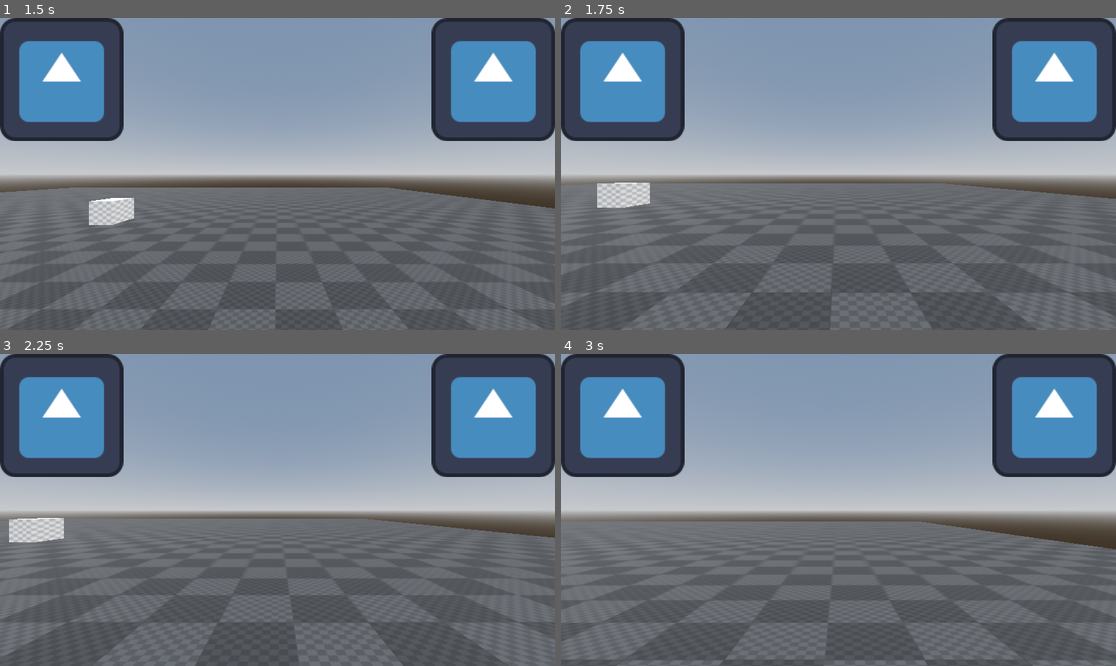
Above: before the commit, frames 1-4 (two rows, left to right).
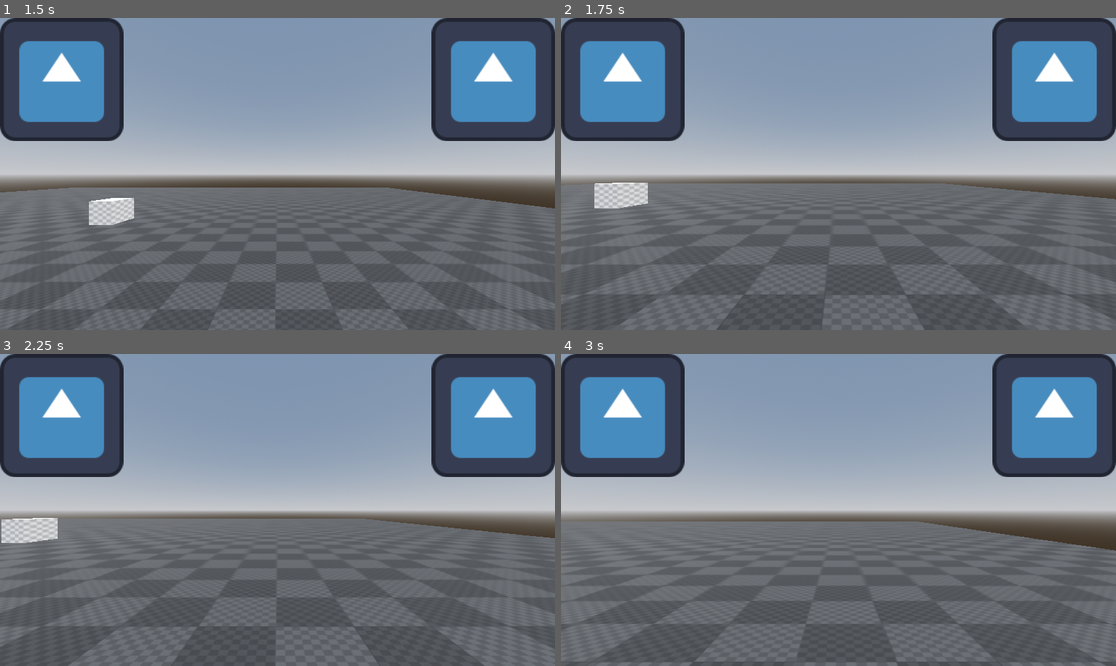
Above: after the commit, the same moments.

Repository: created-by-KHVL/Mobile-character-controller-Godot-4
Game: Godot game, scene res://Scenes/Environment.tscn
Same seed, same stepped clock (60 frames per second), same inputs: the game is played once before the commit and once after it. The engine's default icon, where the game draws it, is replaced by a stand-in: a white triangle on a blue panel in a dark square.
Inputs (mouse positions are in pixels of both pictures, inside the frame that each line leads up to):
- Up to frame 1 (1.5 s): tap Enter at 0.5 s; move the mouse to (399, 158) at 0.52 s; hold D (move_right) 0.53-1.25 s; hold Shift (run) 0.53-1.25 s; click (399, 158) at 0.67 s; tap Space (jump) at 0.77 s; drag from (166, 189) to (249, 236) at 1.27 s
- Up to frame 2 (1.75 s): no input
- Up to frame 3 (2.25 s): move the mouse to (333, 441) at 2.02 s; hold D (move_right) from 2.03 s (still down); hold Shift (run) from 2.03 s (still down)
- Up to frame 4 (3 s): release D (move_right) at 2.75 s; release Shift (run) at 2.75 s; drag from (810, 572) to (672, 463) at 2.77 s

Frame 1 is identical in both runs. In frame 2, 1.0% of the frame differs, in the area x 0-100%, y 52-100%; in frame 3, 3.1%; in frame 4, 2.8%.
Error after the commit: Invalid access to property or key 'left_finger_length' on a base object of type 'Node (Touch_input_.gd)'. (res://Scripts/Player_controller.gd:72)

Commit message:
Added smooth player movement for touch input
Updated player_movement function

Diff:
--- a/Scripts/Player_controller.gd
+++ b/Scripts/Player_controller.gd
@@ -17,6 +17,7 @@
 
 # Get the gravity from the project settings to be synced with RigidBody nodes.
 var gravity = ProjectSettings.get_setting("physics/3d/default_gravity")
+
 
 func _ready():
 	start_speed = speed
@@ -58,14 +59,22 @@
 		speed = start_speed
 		camera.fov = move_toward(camera.fov, start_camera_fov, fov_change_speed)
 
-	input_direction = Input.get_vector("move_left", "move_right", "move_forward", "move_back")
+	input_direction = Input.get_vector("move_left", "move_right", "move_forward", "move_back").normalized()
+
 	if touch_input != null:
 		if touch_input.is_left_finger:
 			input_direction = touch_input.left_finger_direction
+
 	var direction = (transform.basis * Vector3(input_direction.x, 0, input_direction.y)).normalized()
 	if direction:
-		velocity.x = direction.x * speed
-		velocity.z = direction.z * speed
+		if touch_input.is_left_finger:
+			# Touch input
+			velocity.x = direction.x * speed * touch_input.left_finger_length
+			velocity.z = direction.z * speed * touch_input.left_finger_length
+		else:
+			# Gamepad input
+			velocity.x = direction.x * speed
+			velocity.z = direction.z * speed
 	else:
 		velocity.x = move_toward(velocity.x, 0, speed)
 		velocity.z = move_toward(velocity.z, 0, speed)
